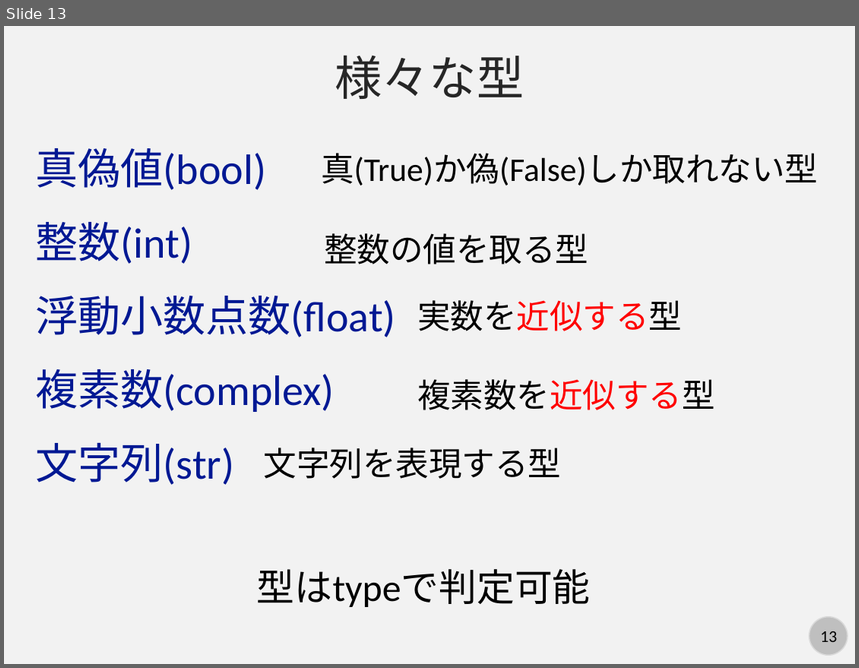
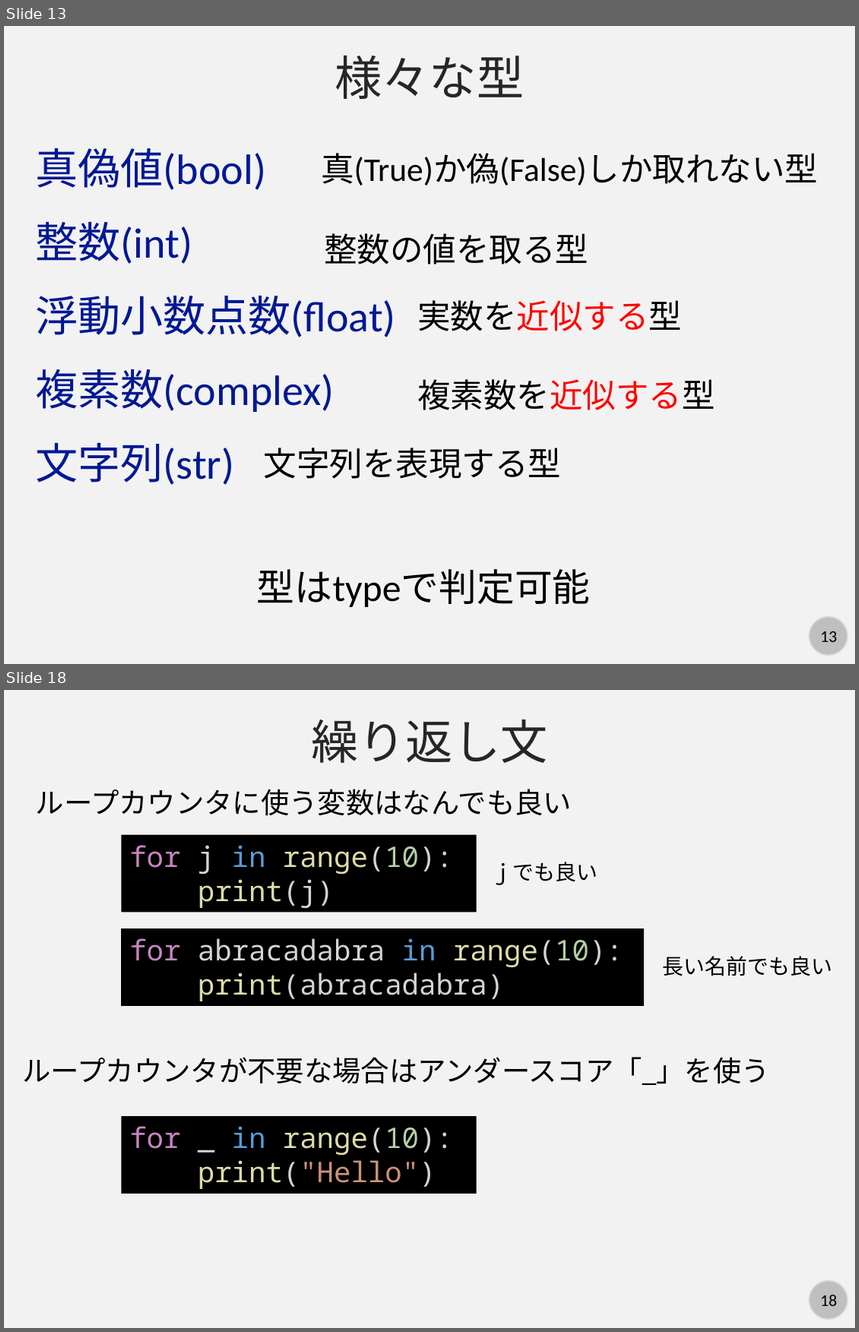
Before and after one commit to kaityo256/python_zero, a slide deck: basic/fig/slide.pptx. Shown one above the other, each under a label of ours: slide 13 before the commit, slides 13 and 18 after it; the slides between them are not shown. The pictures are 859x668 and 859x1332 pixels, drawn with LibreOffice and Linux fonts; fonts in the diff are those of the drawing. Boxes give left, top, right and bottom in pixels: in the first picture for what was removed or moved away, otherwise in the second. Text is boxed around its words. In the diff, an @@ line names an element or a change of style, - is before the commit and + after.

```diff
--- a/basic/fig/slide.pptx
+++ b/basic/fig/slide.pptx
@@ slide 18 added at [4,690,855,1328], background #F2F2F2; not listed: 2 template elements that a slide beside it also shows @@
@@ text added at [312,719,548,763], 40 pt, text #262626 @@
+繰り返し文
@@ text added at [36,789,572,815], 24 pt, text #000000 @@
+ループカウンタに使う変数はなんでも良い
@@ rectangle added at [122,834,477,912], fill #000000, 24 pt, text #DCDCAA @@
+for j in range(10):
+print(j)
@@ text added at [492,862,598,885], 18 pt, text #000000 @@
+ｊでも良い
@@ rectangle added at [122,929,644,1007], fill #000000, 24 pt, text #D4D4D4 @@
+for abracadabra in range(10):
+print(abracadabra)
@@ text added at [662,956,832,977], 18 pt, text #000000 @@
+長い名前でも良い
@@ text added at [22,1057,770,1085], 24 pt, text #000000 @@
+ループカウンタが不要な場合はアンダースコア「_」を使う
@@ rectangle added at [122,1116,477,1194], fill #000000, 24 pt, text #DCDCAA @@
+for _ in range(10):
+print("Hello")
```
Also in this commit, not shown: 5 slides changed, 6 other slides added, 2 other files.
